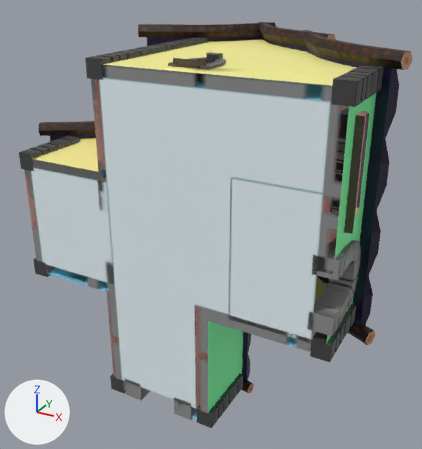
A saved change to the FBX model Assets/Models/New House Merged.fbx.
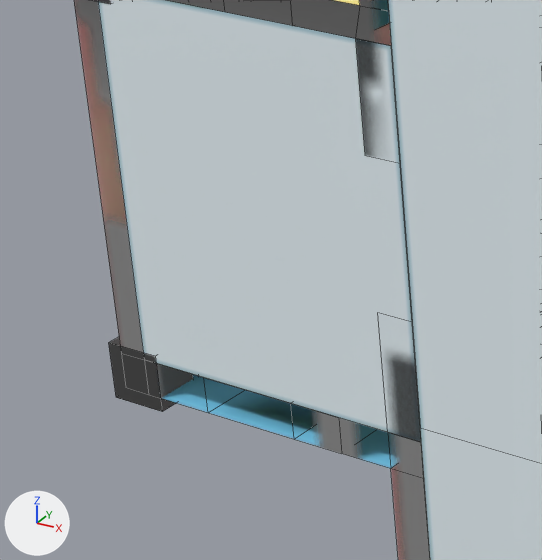
Each version is shown whole from a camera (50 mm lens) standing at (796.0, -1155.0, 707.0) and looking at (-59.0, 399.0, -70.0), then close up on the part from 1% to 35% of the width and 38% to 70% of the height. Lighting does not change. The marker at lower left points along +X, +Y and +Z. The close-ups show mesh edges as thin lines. Vertices at the same position are counted once.

Objects in the first close-up: 'house_selection_selection'.
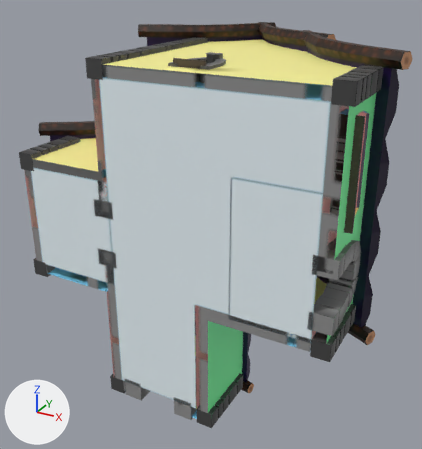
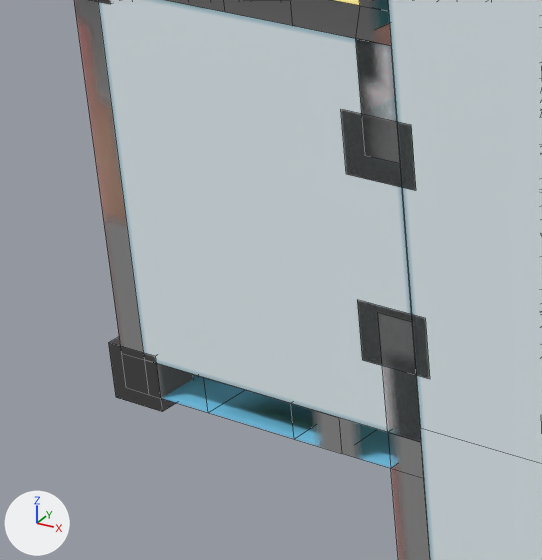
Location of each change, (x1, y1, x2, y2) in pixels of the close-ups (542 x 560 px):
part 1 of me_house_selection_selection, added
    after: (341, 98, 430, 379)

Patch to the scene script:
```diff
--- a/Assets/Models/New House Merged.fbx.py
+++ b/Assets/Models/New House Merged.fbx.py
@@ me_house_selection_selection @@
 # used by ob_house_selection_selection; location = (0.0, 0.0, 0.0)
-me_house_selection_selection.from_pydata(...)  # 2449 vertices, 2393 faces; spans x -561.0..545.0, y 1.0..926.0, z -538.0..542.0
+me_house_selection_selection.from_pydata(...)  # 2625 vertices, 2559 faces; spans x -561.0..545.0, y 1.0..926.0, z -538.0..542.0
+# me_house_selection_selection part 1: a new loose piece of 172 vertices spanning x -207.0..-144.0, y 1.0..202.0, z -72.0..128.0, in mat_dorrwaysnew_png (picture img_dorrwaysnew_png)
 me_house_selection_selection.materials.append(mat_dorrwaysnew_png)
```
